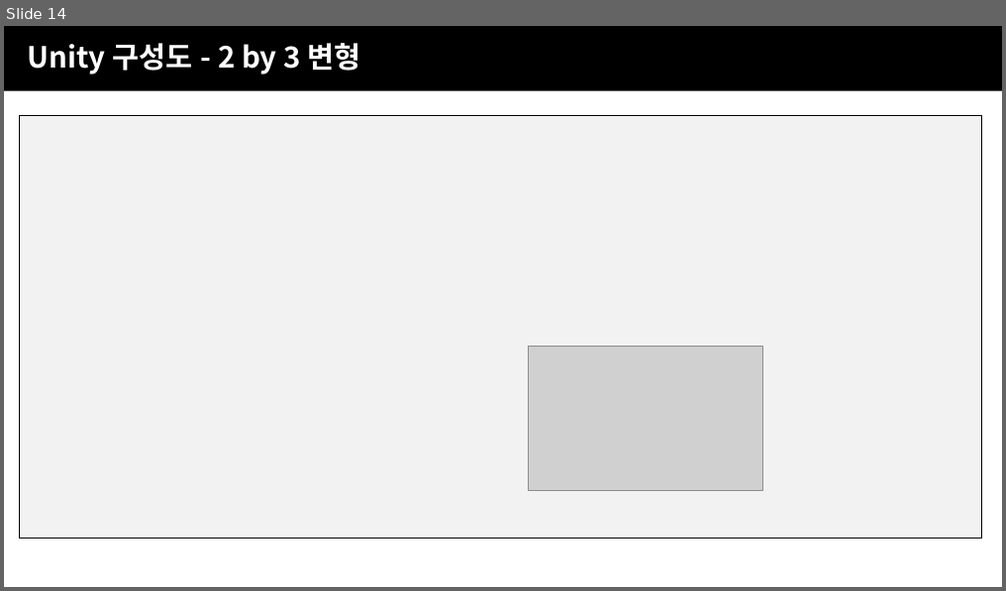
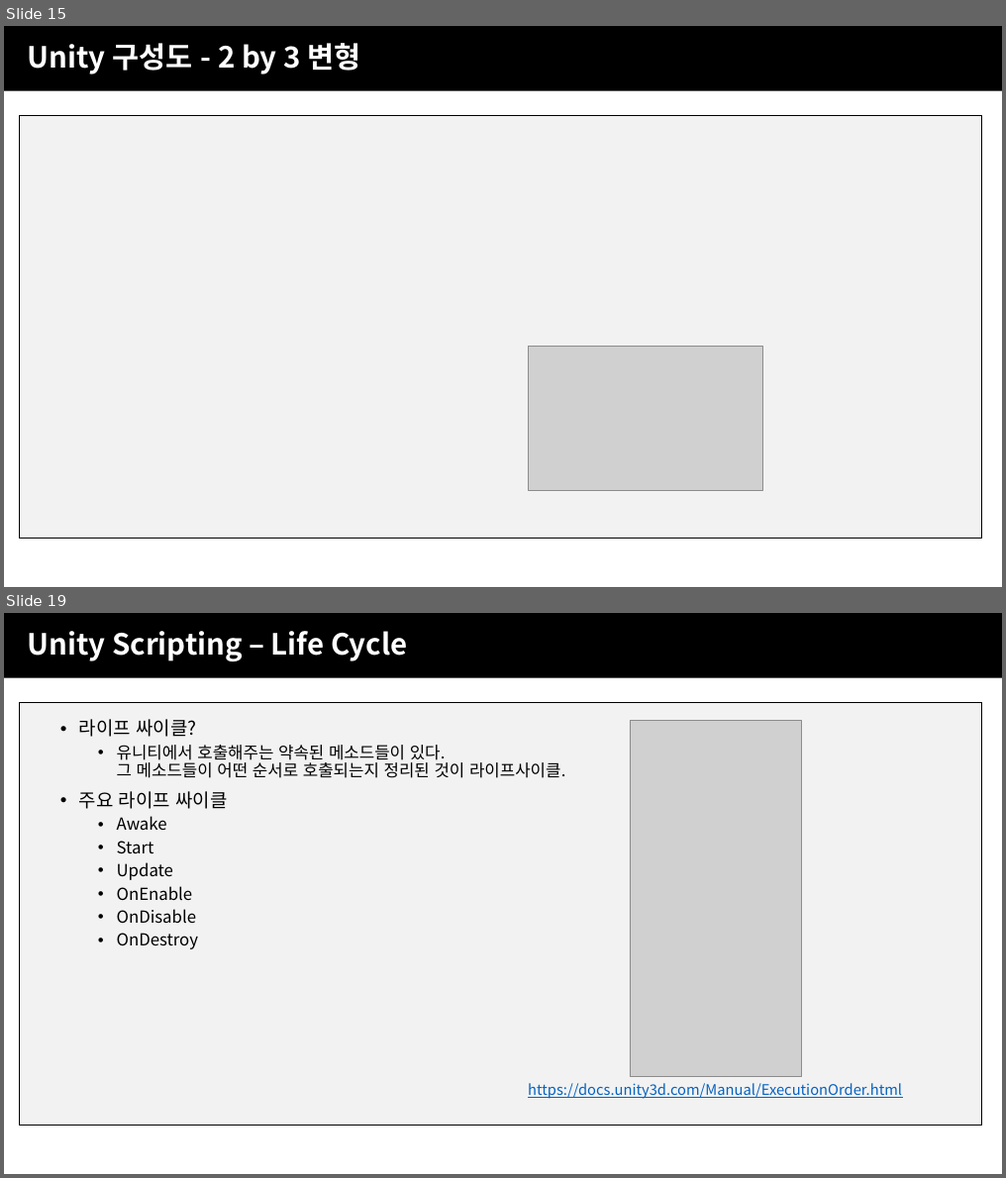
Before and after one commit to JJaery/SBSGameAcademy3, a slide deck: 4주차/SBS게임아카데미_UNITY주말4개월_4주차(유니티).pptx. Shown one above the other, each under a label of ours: slide 14 before the commit, slides 15 and 19 after it; the slides between them are not shown. The pictures are 1006x591 and 1006x1178 pixels, drawn with LibreOffice and Linux fonts; fonts in the diff are those of the drawing; grey boxes stand for pictures; background and template pictures are left out. Boxes give left, top, right and bottom in pixels: in the first picture for what was removed or moved away, otherwise in the second. Text is boxed around its words. In the diff, an @@ line names an element or a change of style, - is before the commit and + after.

```diff
--- a/4주차/SBS게임아카데미_UNITY주말4개월_4주차(유니티).pptx
+++ b/4주차/SBS게임아카데미_UNITY주말4개월_4주차(유니티).pptx
@@ slide 19 added at [4,613,1002,1174], background picture (left out); not listed: 1 template element that a slide beside it also shows @@
@@ text added at [4,613,1002,678], fill #000000, 28 pt, text #FFFFFF, bold @@
+Unity Scripting – Life Cycle
@@ text added at [79,719,565,950], 16 pt, text #000000 @@
+• 라이프 싸이클?
+  • 유니티에서 호출해주는 약속된 메소드들이 있다.
+    그 메소드들이 어떤 순서로 호출되는지 정리된 것이 라이프사이클.
+• 주요 라이프 싸이클
+  • Awake
+  • Start
+  • Update
+  • OnEnable
+  • OnDisable
+  • OnDestroy
@@ picture added at [630,721,801,1077] @@
@@ text added at [528,1083,902,1099], 14 pt, text #0563C1, underline @@
+https://docs.unity3d.com/Manual/ExecutionOrder.html
@@ what was slide 14 is now slide 15 @@
```
Also in this commit, not shown: 8 slides changed, 2 other slides added, 8 other files.
